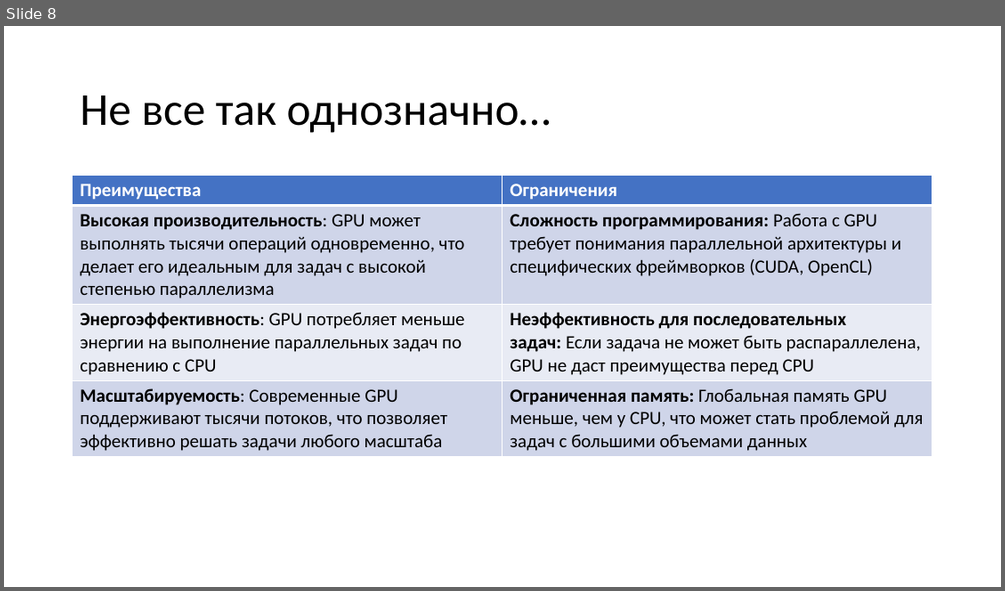
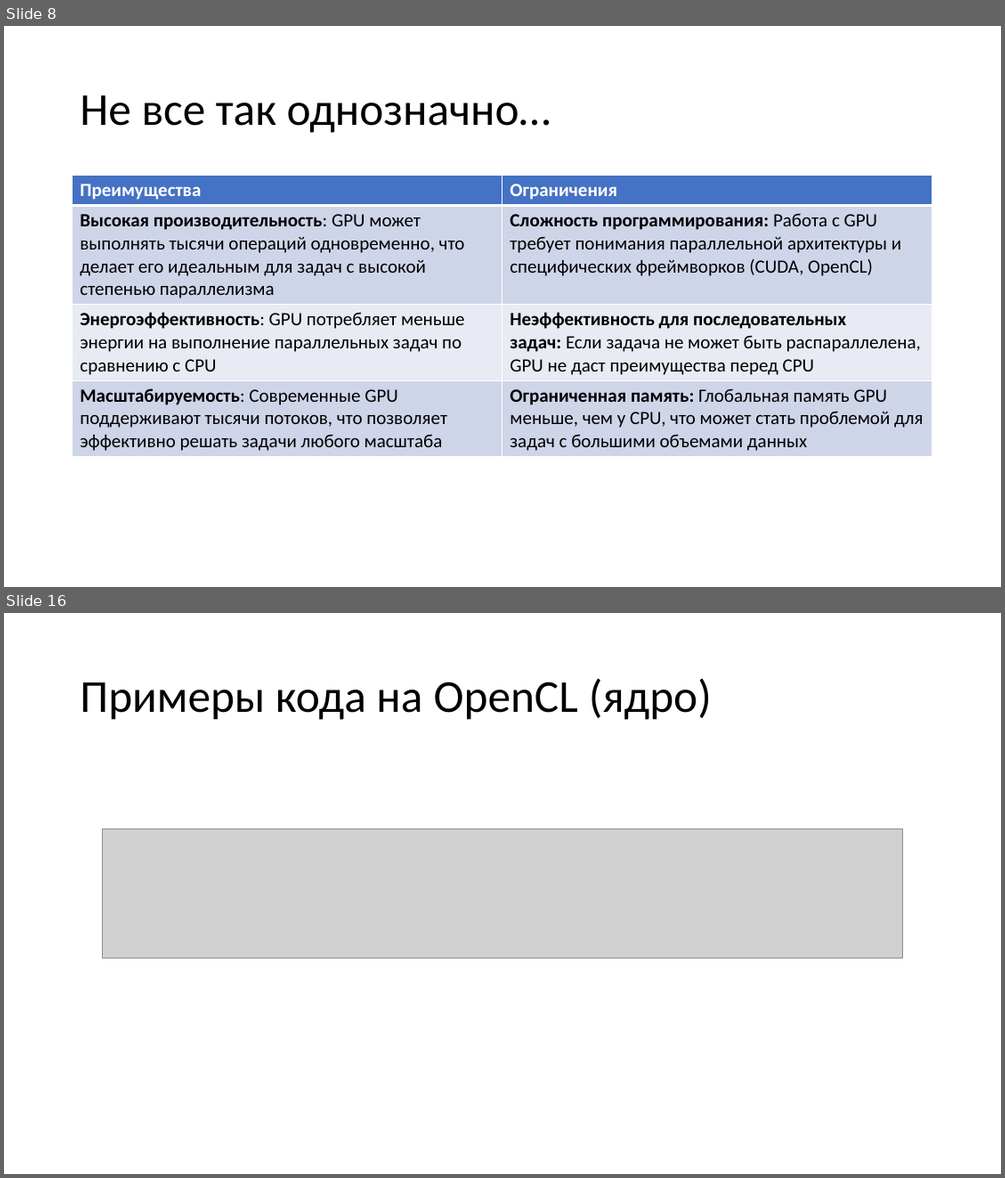
Before and after one commit to pezkov/gpu_course, a slide deck: presentations/Вычисления на GPU.pptx. Shown one above the other, each under a label of ours: slide 8 before the commit, slides 8 and 16 after it; the slides between them are not shown. The pictures are 1005x591 and 1005x1178 pixels, drawn with LibreOffice and Linux fonts; fonts in the diff are those of the drawing; grey boxes stand for pictures. Boxes give left, top, right and bottom in pixels: in the first picture for what was removed or moved away, otherwise in the second. Text is boxed around its words. In the diff, an @@ line names an element or a change of style, - is before the commit and + after.

```diff
--- a/presentations/Вычисления на GPU.pptx
+++ b/presentations/Вычисления на GPU.pptx
@@ slide 16 added at [4,613,1001,1174], background #FFFFFF @@
@@ title added at [80,678,712,720], 44 pt, text #000000 @@
+Примеры кода на OpenCL (ядро)
@@ picture added at [102,829,902,957] @@
```
Also in this commit, not shown: 1 slide changed, 12 other slides added, 3 other files.
